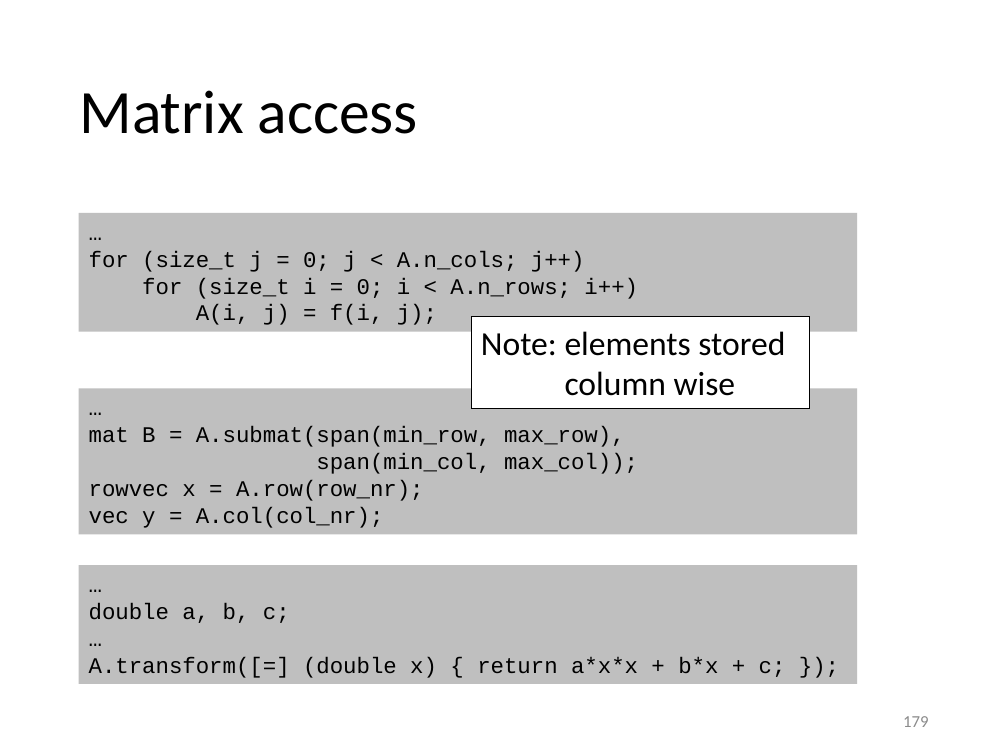
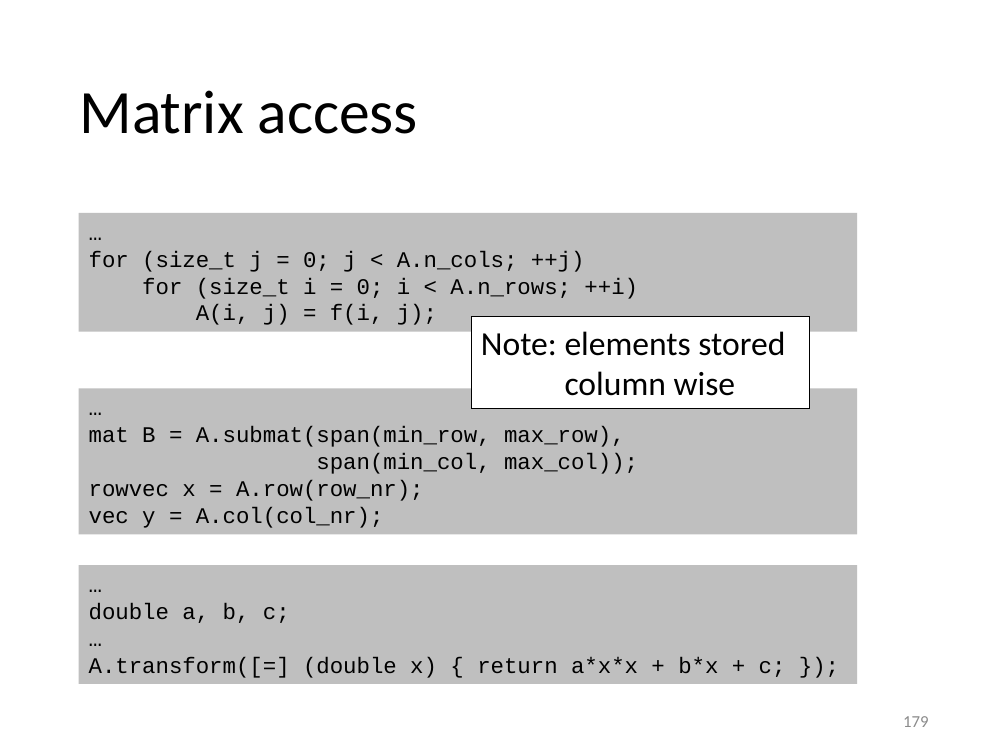
Before and after one commit to gjbex/training-material, a slide deck: slide 179 of CPlusPlus/scientific_cpp.pptx. Drawn at 1008x756 pixels with LibreOffice and Linux fonts; fonts in the diff are those of the drawing. Boxes give left, top, right and bottom in pixels: in the first picture for what was removed or moved away, otherwise in the second. Text is boxed around its words. In the diff, an @@ line names an element or a change of style, - is before the commit and + after.

```diff
--- a/CPlusPlus/scientific_cpp.pptx
+++ b/CPlusPlus/scientific_cpp.pptx
@@ text in rectangle at (89,251,638,299): text changed @@
-for (size_t j = 0; j < A.n_cols; j++)
-for (size_t i = 0; i < A.n_rows; i++)
+for (size_t j = 0; j < A.n_cols; ++j)
+for (size_t i = 0; i < A.n_rows; ++i)
```
Also in this commit, not shown: 17 other slides changed.
